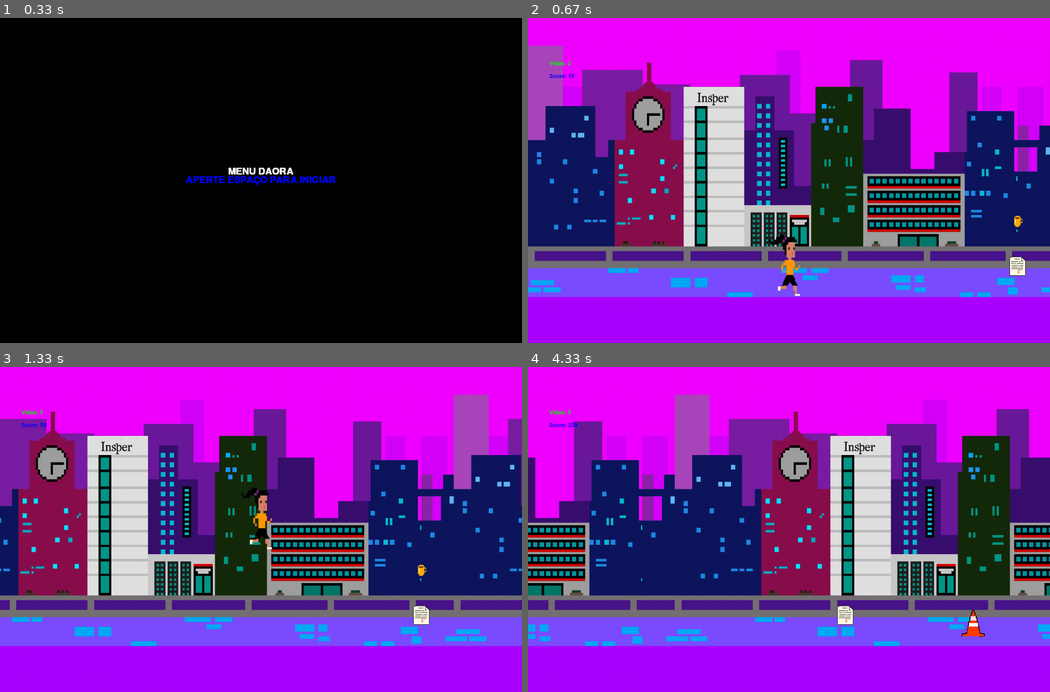
Above: before the commit, frames 1-4 (two rows, left to right).
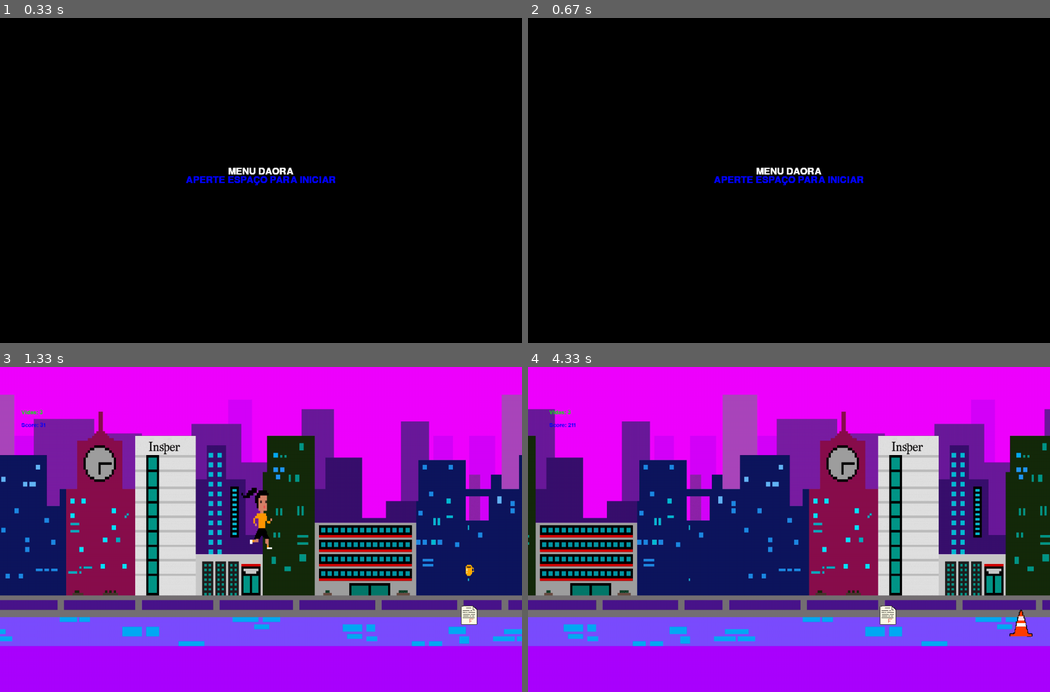
Above: after the commit, the same moments.

Repository: pedrofracassi/insper-dessoft-projeto-final
Game: pygame game, started from main.py
Same seed, same stepped clock (60 frames per second), same inputs: the game is played once before the commit and once after it.
Inputs:
- Up to frame 1 (0.33 s): no input
- Up to frame 2 (0.67 s): hold Up from 0.33 s (still down)
- Up to frame 3 (1.33 s): release Up at 0.8 s; tap Space at 0.83 s
- Up to frame 4 (4.33 s): tap Space at 1.9, 2.2, 2.47, 2.8, 3.1, 3.23, 3.63, 3.93, 4.3 s

Frame 1 is identical in both runs. In frame 2, 98% of the frame differs, in the area x 0-100%, y 0-100%; in frame 3, 45%; in frame 4, 46%.

Commit message:
som arrumado

Diff:
--- a/stages/jogo.py
+++ b/stages/jogo.py
@@ -23,6 +23,7 @@
     prova = obstaculo_prova()
     obstaculo = obstaculo_cone()
     boost = cafe()
+    som_2 = som_1()
 
     fundo1 = Background()
     all_sprites.add(fundo1)
